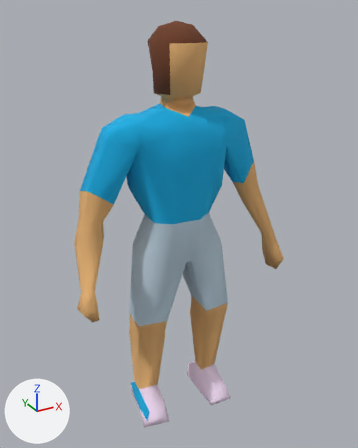
Renders of the Blender file blender/player.blend from each side of a commit.
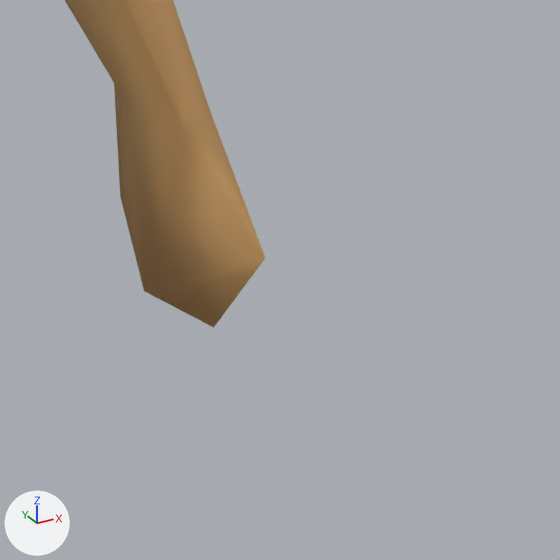
The first picture shows the older version from a camera (50 mm lens) standing at (-0.917, -1.68, 1.68) and looking at (-0.007, -0.025, 0.853). The close-ups show both versions on the part from 68% to 91% of the width and 49% to 68% of the height of that picture; other places that the commit changed are outside them. Arrows for +X, +Y and +Z are at lower left; the lights stay in place.
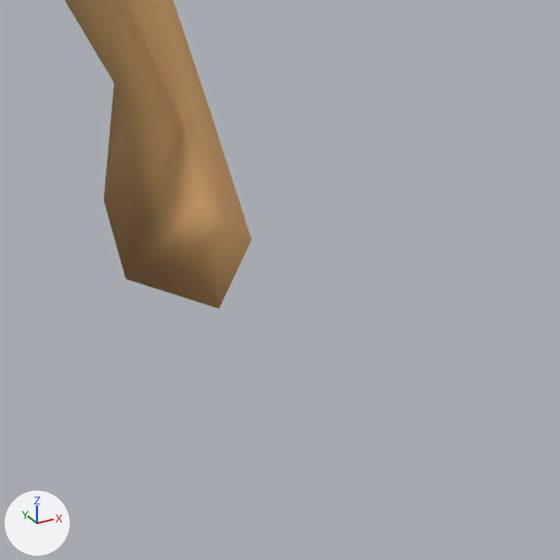
Where the change shows, as pixel boxes [x1, y1, x2, y2] in the close-ups (560 x 560 px; the box of a moved part takes in the faces that stretch with it):
'Plane', reshaped: before [65, 0, 265, 327]; after [65, 0, 252, 309]
part 1 of me_plane, moved or reshaped: before [114, 84, 265, 327]; after [104, 84, 252, 309]

Patch to the scene script:
```diff
--- a/blender/player.blend.py
+++ b/blender/player.blend.py
@@ me_plane @@
 me_plane.from_pydata(...)  # 238 vertices, 243 faces; spans x -0.13..0.21, y -0.48..0.44, z -0.03..1.63
 # used by ob_plane; location = (0.0, 0.0, 0.0); rotation_euler = (0.0, 0.0, -1.613), in degrees (0, 0, -92)
 # verts and faces of me_plane; kept vertices keep their numbers, new ones are numbered from 238
 # before: 147 (0.05, 0.41, 0.65) at pixel (120, 195), 150 (0.21, 0.41, 0.68) at pixel (265, 257), 151 (0.11, 0.39, 0.61) at pixel (144, 291), 152 (0.16, 0.41, 0.6) at pixel (213, 327)
+# me_plane part 1
+verts[147] = (0.06, 0.39, 0.66)  # moved, pixel (103, 200)
+verts[150] = (0.16, 0.39, 0.7)  # moved, pixel (196, 200)
+verts[151] = (0.09, 0.39, 0.61)  # moved, pixel (125, 279)
+verts[152] = (0.15, 0.42, 0.61)  # moved, pixel (219, 308)
 me_plane.materials.append(mat_material_001)
```
